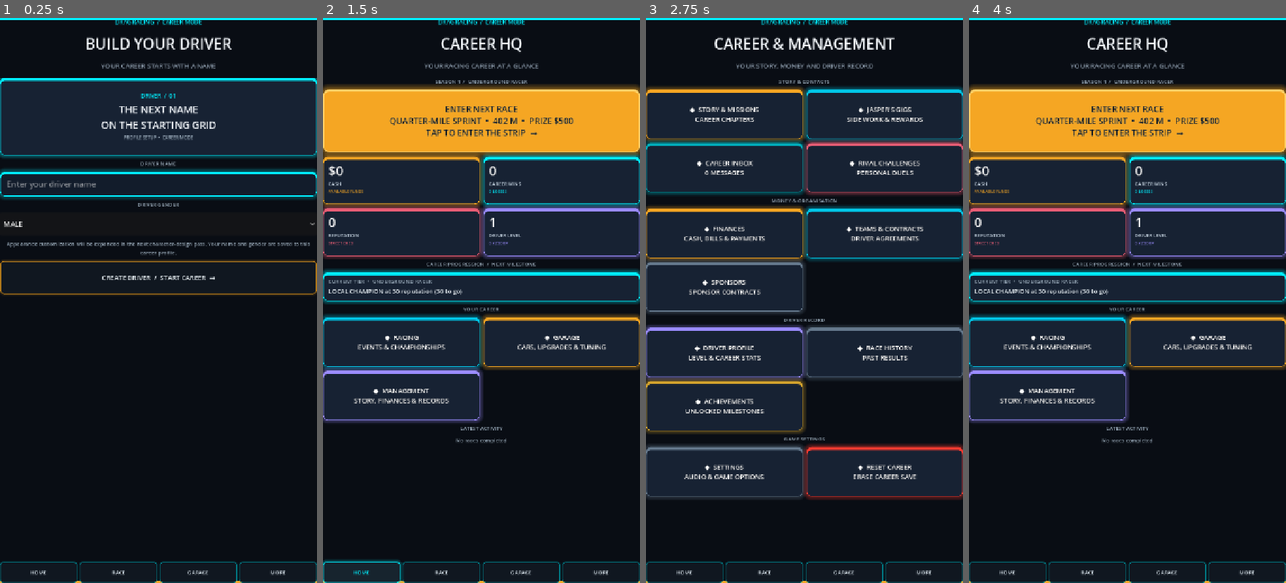
Above: before the commit, frames 1-4 (left to right).
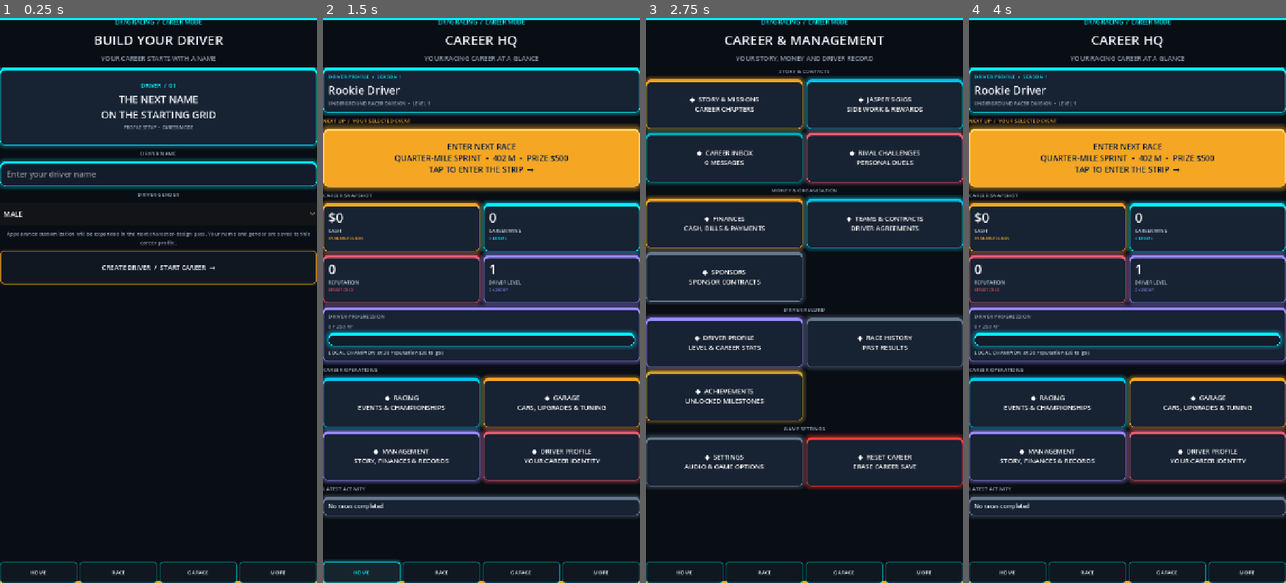
Above: after the commit, the same moments.

Repository: gleeshyyy/-Drag-Racing-Career
Game: Godot game, scene res://main.tscn
Same seed, same stepped clock (60 frames per second), same inputs: the game is played once before the commit and once after it.
Inputs (mouse positions are in pixels of both pictures, inside the frame that each line leads up to):
- Up to frame 1 (0.25 s): no input
- Up to frame 2 (1.5 s): click (481, 181) at 0.52 s; type "Alex" at 0.6 s; click "HOME" at 1.25 s
- Up to frame 3 (2.75 s): click "◆ MANAGEMENT STORY, FINANCES …" at 2 s
- Up to frame 4 (4 s): click "◆ STORY & MISSIONS CAREER CHA…" at 2.75 s; click "BACK TO CAREER" at 3.5 s

The runs differ from the first frame. In frame 1, 13% of the frame differs, in the area x 0-100%, y 3-49%; in frame 2, 55%, in the area x 0-100%, y 3-89%; in frame 3, 30%; in frame 4, 55%.

Commit message:
Redesign career HQ dashboard with visual hierarchy and progression

Diff:
--- a/main.gd
+++ b/main.gd
@@ -299,9 +299,9 @@
 	add_child(bottom_accent)
 	var root := VBoxContainer.new()
 	root.set_anchors_and_offsets_preset(Control.PRESET_FULL_RECT)
-	root.add_theme_constant_override("separation", 16)
-	root.add_theme_constant_override("margin_left", 22)
-	root.add_theme_constant_override("margin_right", 22)
+	root.add_theme_constant_override("separation", 10)
+	root.add_theme_constant_override("margin_left", 18)
+	root.add_theme_constant_override("margin_right", 18)
 	root.add_theme_constant_override("margin_top", 30)
 	root.add_theme_constant_override("margin_bottom", 24)
 	add_child(root)
@@ -316,7 +316,7 @@
 	title_label = Label.new()
 	title_label.text = "OWN THE STRIP.\nBUILD YOUR LEGACY."
 	title_label.horizontal_alignment = HORIZONTAL_ALIGNMENT_CENTER
-	title_label.add_theme_font_size_override("font_size", 34)
+	title_label.add_theme_font_size_override("font_size", 30)
 	title_label.add_theme_color_override("font_color", Color("#f2f6fa"))
 	root.add_child(title_label)
 
@@ -629,15 +629,42 @@
 	_clear_section()
 	_refresh_team_offers()
 	var event: Dictionary = _get_selected_event()
-	_add_section_label("SEASON %d  /  %s" % [season_number, _career_tier_name().to_upper()])
-	var hero := _make_hero_button("ENTER NEXT RACE\n%s  •  %d M  •  PRIZE $%s\nTAP TO ENTER THE STRIP  →" % [race_event_name.to_upper(), int(event["distance"]), str(event["reward"])])
-	hero.custom_minimum_size = Vector2(0, 142)
-	hero.add_theme_font_size_override("font_size", 19)
+
+	var identity_card := PanelContainer.new()
+	identity_card.add_theme_stylebox_override("panel", _dashboard_card_style(Color("#00f0ff")))
+	var identity_box := VBoxContainer.new()
+	identity_box.add_theme_constant_override("separation", 5)
+	identity_card.add_child(identity_box)
+	var identity_kicker := _small_label("DRIVER PROFILE  /  SEASON %d" % season_number)
+	identity_kicker.add_theme_color_override("font_color", Color("#00f0ff"))
+	identity_box.add_child(identity_kicker)
+	var identity_name := Label.new()
+	identity_name.text = driver_name.capitalize() if driver_name.strip_edges() != "" else "Rookie Driver"
+	identity_name.add_theme_font_size_override("font_size", 25)
+	identity_name.add_theme_color_override("font_color", Color("#f2f6fa"))
+	identity_box.add_child(identity_name)
+	var identity_tier := Label.new()
+	identity_tier.text = "%s DIVISION  •  LEVEL %d" % [_career_tier_name().to_upper(), _driver_level()]
+	identity_tier.add_theme_font_size_override("font_size", 11)
+	identity_tier.add_theme_color_override("font_color", Color("#9aabba"))
+	identity_box.add_child(identity_tier)
+	section_panel.add_child(identity_card)
+
+	var race_heading := _small_label("NEXT UP  /  YOUR SELECTED EVENT")
+	race_heading.add_theme_color_override("font_color", Color("#f5a623"))
+	section_panel.add_child(race_heading)
+	var hero := _make_hero_button("ENTER NEXT RACE\n%s  •  %d M  •  PRIZE $%s\nTAP TO ENTER THE STRIP  →" % [race_event_name.to_upper(), int(event["distance"]), _format_number(int(event["reward"]))])
+	hero.custom_minimum_size = Vector2(0, 132)
+	hero.add_theme_font_size_override("font_size", 18)
 	hero.pressed.connect(func():
 		career_race = true
 		_start_race()
 	)
 	section_panel.add_child(hero)
+
+	var stats_heading := _small_label("CAREER SNAPSHOT")
+	stats_heading.add_theme_color_override("font_color", Color("#9aabba"))
+	section_panel.add_child(stats_heading)
 	var stats_grid := GridContainer.new()
 	stats_grid.columns = 2
 	stats_grid.size_flags_horizontal = Control.SIZE_EXPAND_FILL
@@ -648,22 +675,45 @@
 	stats_grid.add_child(_make_dashboard_stat("CAREER WINS", str(career_wins), "%d LOSSES" % career_losses, Color("#00f0ff")))
 	stats_grid.add_child(_make_dashboard_stat("REPUTATION", str(career_reputation), "STREET CRED", Color("#e85d75")))
 	stats_grid.add_child(_make_dashboard_stat("DRIVER LEVEL", str(_driver_level()), "%d / 250 XP" % (career_xp % 250), Color("#9b8cff")))
-	_add_section_label("CAREER PROGRESSION  /  NEXT MILESTONE")
-	var milestone := PanelContainer.new()
-	milestone.add_theme_stylebox_override("panel", _dashboard_card_style(Color("#00f0ff")))
-	var milestone_box := VBoxContainer.new()
-	milestone_box.add_theme_constant_override("separation", 4)
-	milestone.add_child(milestone_box)
-	var tier_label := _small_label("CURRENT TIER  •  " + _career_tier_name().to_upper())
-	milestone_box.add_child(tier_label)
+
+	var progress_card := PanelContainer.new()
+	progress_card.add_theme_stylebox_override("panel", _dashboard_card_style(Color("#9b8cff")))
+	var progress_box := VBoxContainer.new()
+	progress_box.add_theme_constant_override("separation", 6)
+	progress_card.add_child(progress_box)
+	var progress_row := HBoxContainer.new()
+	var progress_title := _small_label("DRIVER PROGRESSION")
+	progress_title.size_flags_horizontal = Control.SIZE_EXPAND_FILL
+	progress_box.add_child(progress_title)
+	var xp_label := _small_label("%d / 250 XP" % (career_xp % 250))
+	xp_label.horizontal_alignment = HORIZONTAL_ALIGNMENT_RIGHT
+	progress_row.add_child(xp_label)
+	progress_box.add_child(progress_row)
+	var xp_bar := ProgressBar.new()
+	xp_bar.max_value = 250
+	xp_bar.value = career_xp % 250
+	xp_bar.custom_minimum_size = Vector2(0, 13)
+	xp_bar.show_percentage = false
+	xp_bar.add_theme_stylebox_override("background", _panel_style("#0b1420"))
+	var xp_fill := StyleBoxFlat.new()
+	xp_fill.bg_color = Color("#9b8cff")
+	xp_fill.corner_radius_top_left = 5
+	xp_fill.corner_radius_top_right = 5
+	xp_fill.corner_radius_bottom_left = 5
+	xp_fill.corner_radius_bottom_right = 5
+	xp_bar.add_theme_stylebox_override("fill", xp_fill)
+	progress_box.add_child(xp_bar)
 	var next_label := Label.new()
 	next_label.text = _next_career_tier_text()
 	next_label.autowrap_mode = TextServer.AUTOWRAP_WORD_SMART
-	next_label.add_theme_font_size_override("font_size", 14)
-	next_label.add_theme_color_override("font_color", Color("#edf4f8"))
-	milestone_box.add_child(next_label)
-	section_panel.add_child(milestone)
-	_add_section_label("YOUR CAREER")
+	next_label.add_theme_font_size_override("font_size", 12)
+	next_label.add_theme_color_override("font_color", Color("#c4d2df"))
+	progress_box.add_child(next_label)
+	section_panel.add_child(progress_card)
+
+	var hub_heading := _small_label("CAREER OPERATIONS")
+	hub_heading.add_theme_color_override("font_color", Color("#9aabba"))
+	section_panel.add_child(hub_heading)
 	var hub_grid := GridContainer.new()
 	hub_grid.columns = 2
 	hub_grid.size_flags_horizontal = Control.SIZE_EXPAND_FILL
@@ -676,12 +726,34 @@
 		_show_garage()
 	))
 	hub_grid.add_child(_make_feature_card("MANAGEMENT", "STORY, FINANCES & RECORDS", Color("#9b8cff"), _show_more_hub))
-	_add_section_label("LATEST ACTIVITY")
-	_add_section_label(last_result)
+	hub_grid.add_child(_make_feature_card("DRIVER PROFILE", "YOUR CAREER IDENTITY", Color("#e85d75"), _show_driver_profile))
+
+	var activity_heading := _small_label("LATEST ACTIVITY")
+	activity_heading.add_theme_color_override("font_color", Color("#9aabba"))
+	section_panel.add_child(activity_heading)
+	var activity_card := PanelContainer.new()
+	activity_card.add_theme_stylebox_override("panel", _dashboard_card_style(Color("#65798d")))
+	var activity_box := VBoxContainer.new()
+	activity_box.add_theme_constant_override("separation", 5)
+	activity_card.add_child(activity_box)
+	var activity_label := Label.new()
+	activity_label.text = last_result
+	activity_label.autowrap_mode = TextServer.AUTOWRAP_WORD_SMART
+	activity_label.add_theme_font_size_override("font_size", 13)
+	activity_label.add_theme_color_override("font_color", Color("#edf4f8"))
+	activity_box.add_child(activity_label)
 	if career_inbox.size() > 0:
-		_add_section_label("INBOX  |  %d message(s) waiting" % career_inbox.size())
+		var inbox_label := _small_label("INBOX  /  %d MESSAGE(S) WAITING" % career_inbox.size())
+		inbox_label.add_theme_color_override("font_color", Color("#00f0ff"))
+		activity_box.add_child(inbox_label)
 	if last_career_notification != "":
-		_add_section_label(last_career_notification)
+		var notification_label := Label.new()
+		notification_label.text = last_career_notification
+		notification_label.autowrap_mode = TextServer.AUTOWRAP_WORD_SMART
+		notification_label.add_theme_font_size_override("font_size", 11)
+		notification_label.add_theme_color_override("font_color", Color("#f5a623"))
+		activity_box.add_child(notification_label)
+	section_panel.add_child(activity_card)
 
 func _show_racing_hub() -> void:
 	menu_panel.hide()
